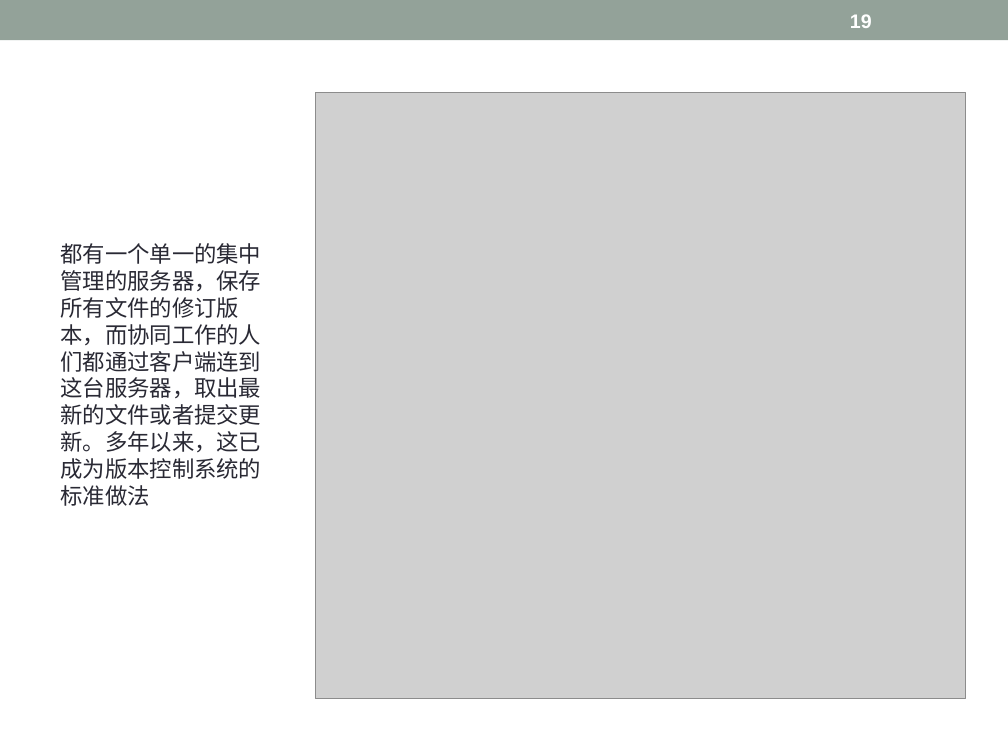
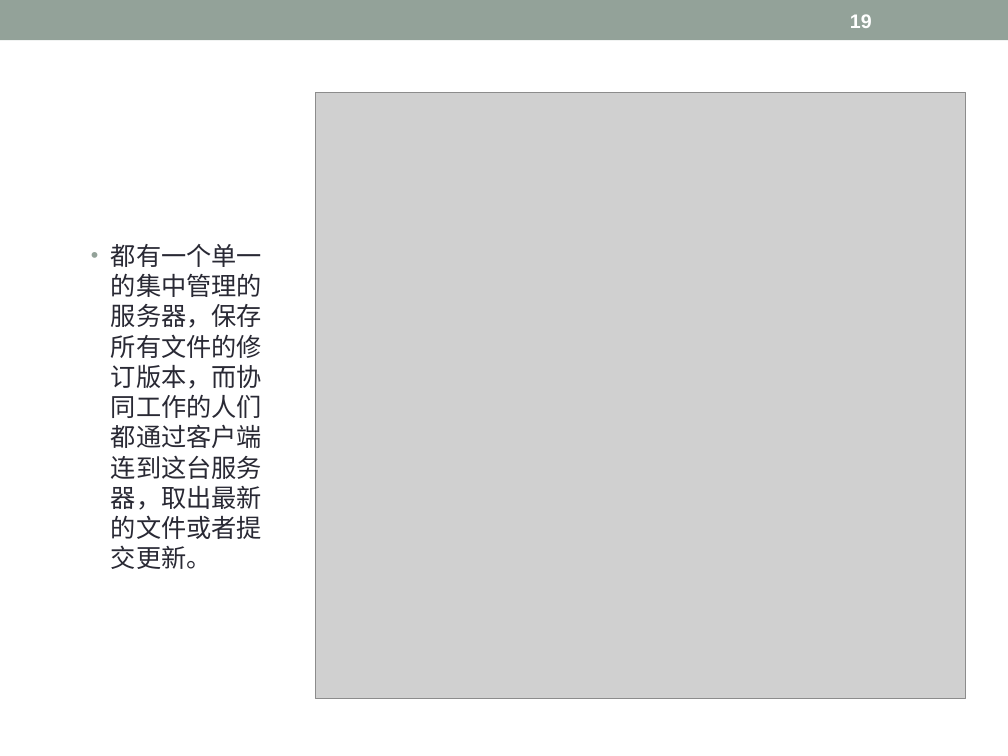
Before and after one commit to Lyon-NEU/Git, a slide deck: slide 19 of git.ppt. Drawn at 1008x756 pixels with LibreOffice and Linux fonts; fonts in the diff are those of the drawing; grey boxes stand for pictures. Boxes give left, top, right and bottom in pixels: in the first picture for what was removed or moved away, otherwise in the second. Text is boxed around its words. In the diff, an @@ line names an element or a change of style, - is before the commit and + after.

```diff
--- a/git.ppt
+++ b/git.ppt
@@ text at (111, 274, 262, 569): text changed; size 16 to 18 pt @@
-  都有一个单一的集中管理的服务器，保存所有文件的修订版本，而协同工作的人们都通过客户端连到这台服务器，取出最新的文件或者提交更新。多年以来，这已成为版本控制系统的标准做法
+  • 都有一个单一的集中管理的服务器，保存所有文件的修订版本，而协同工作的人们都通过客户端连到这台服务器，取出最新的文件或者提交更新。
```
Also in this commit, not shown: 15 other slides changed, 10 slides added, 5 slides removed.
